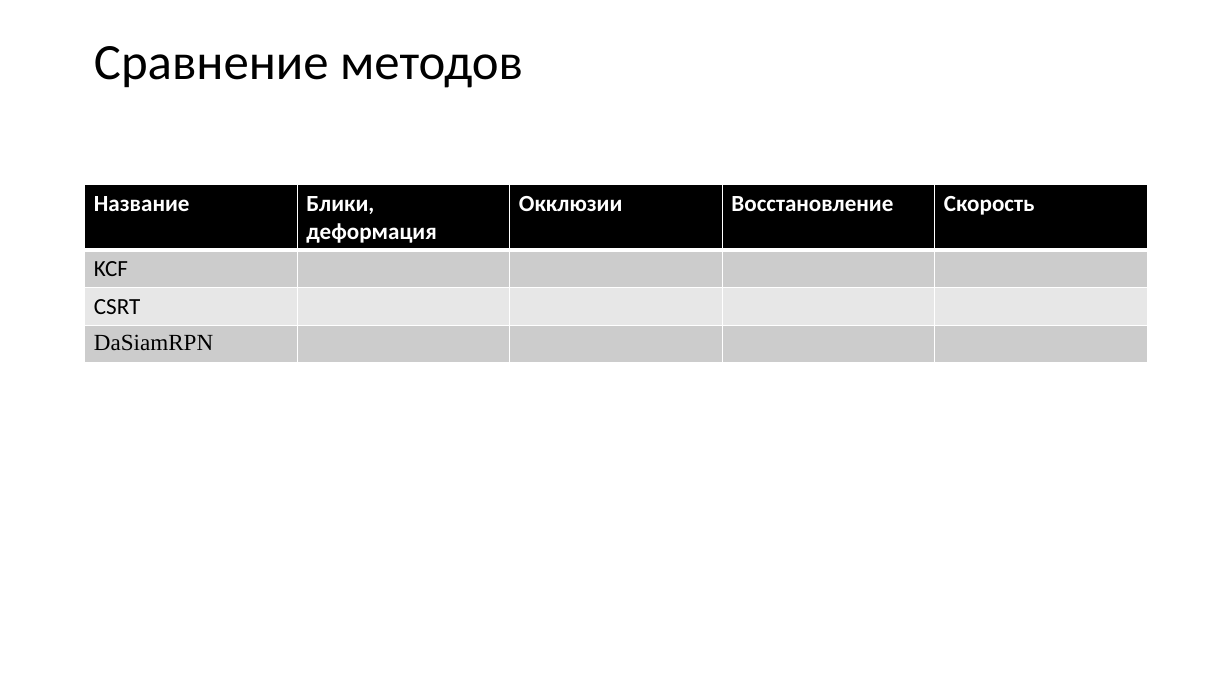
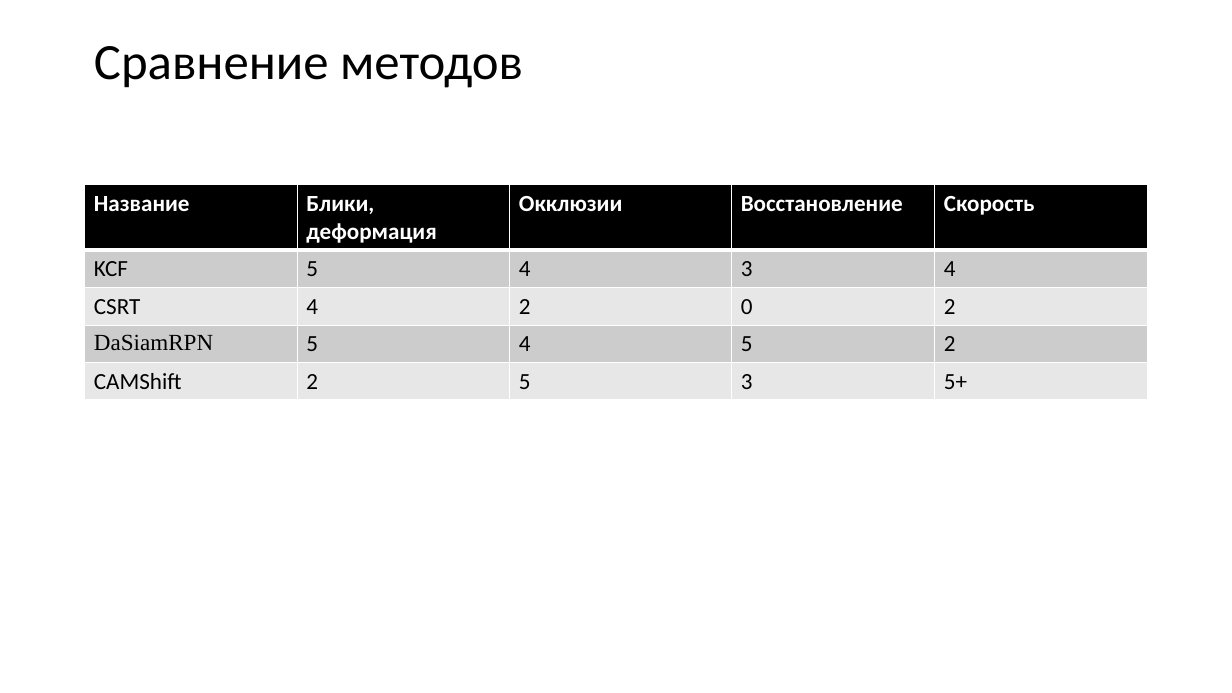
Before and after one commit to iamgirya/algorithms_of_digital_multimedia_processing, a slide deck: slide 5 of IZ1/iz1.pptx. Drawn at 1232x693 pixels with LibreOffice and Linux fonts; fonts in the diff are those of the drawing. Boxes give left, top, right and bottom in pixels: in the first picture for what was removed or moved away, otherwise in the second. Text is boxed around its words. In the diff, an @@ line names an element or a change of style, - is before the commit and + after.

```diff
--- a/IZ1/iz1.pptx
+++ b/IZ1/iz1.pptx
@@ table at (x1=85, y1=185, x2=1148, y2=399) @@
-row 2: KCF |  |  |  | 
-row 3: CSRT |  |  |  | 
-row 4: DaSiamRPN |  |  |  | 
+row 2: KCF | 5 | 4 | 3 | 4
+row 3: CSRT | 4 | 2 | 0 | 2
+row 4: DaSiamRPN | 5 | 4 | 5 | 2
+row 5: CAMShift | 2 | 5 | 3 | 5+
```
Also in this commit, not shown: 1 other slide changed, 25 other files.
